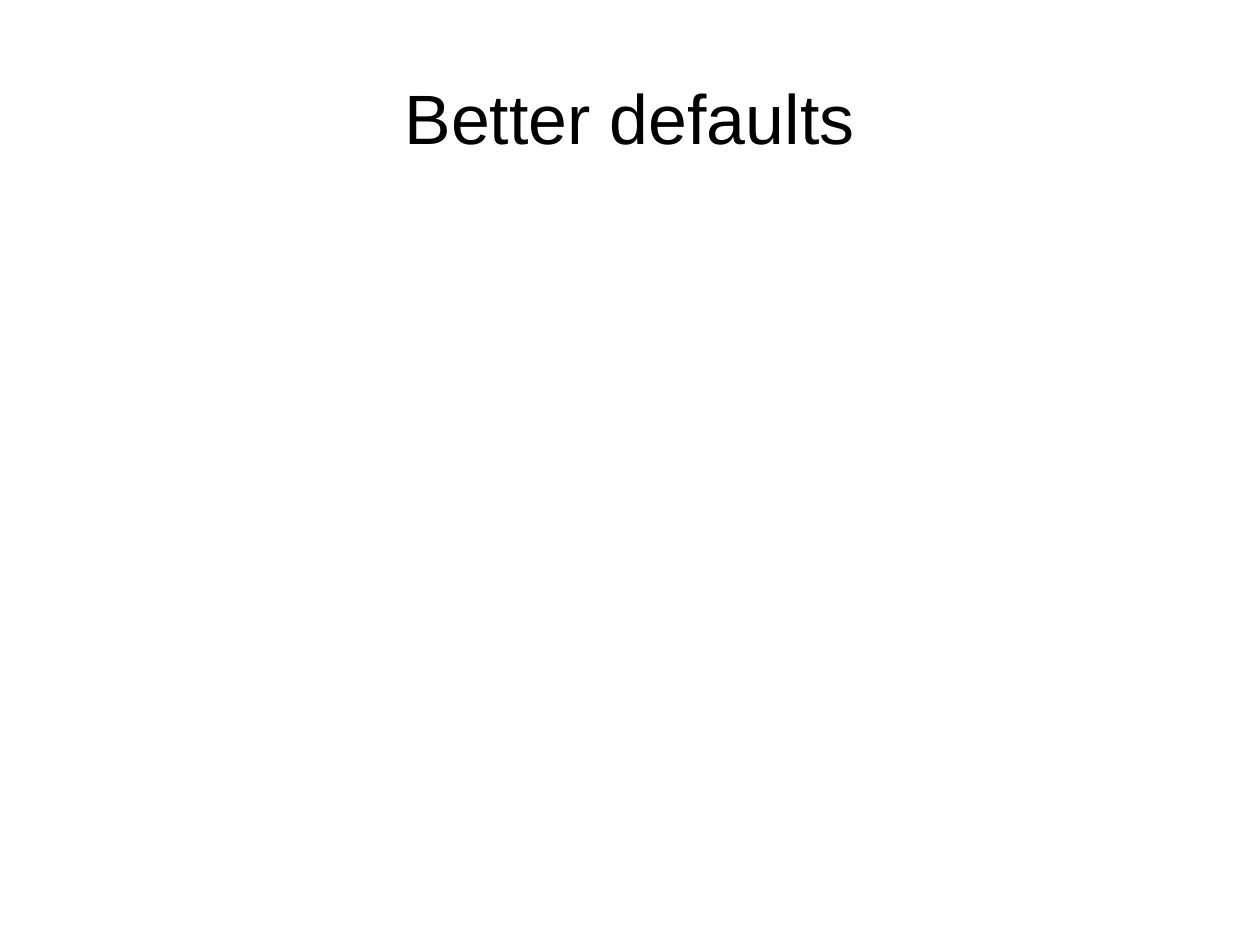
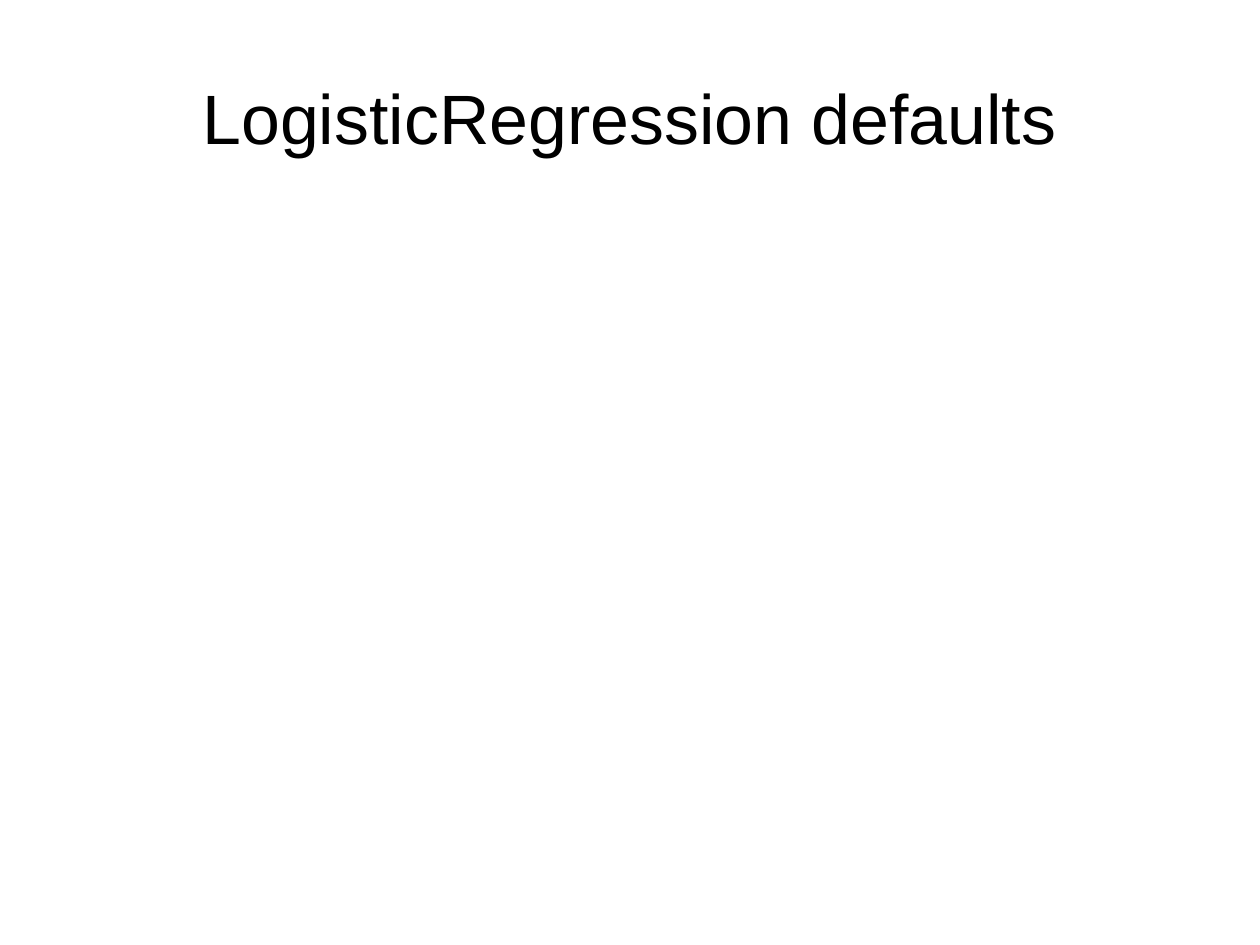
Before and after one commit to amueller/talks_odt, a slide deck: slide 26 of 2018/an-update-on-sklearn.odp (slide 19 before the commit). Drawn at 1260x945 pixels with LibreOffice and Linux fonts; fonts in the diff are those of the drawing. Boxes give left, top, right and bottom in pixels: in the first picture for what was removed or moved away, otherwise in the second. Text is boxed around its words. In the diff, an @@ line names an element or a change of style, - is before the commit and + after.

```diff
--- a/2018/an-update-on-sklearn.odp
+++ b/2018/an-update-on-sklearn.odp
@@ title at [202, 93, 1056, 157]: text changed @@
-Better defaults
+LogisticRegression defaults
```
Also in this commit, not shown: 1 other slide changed, 9 slides added, 1 slide removed.
